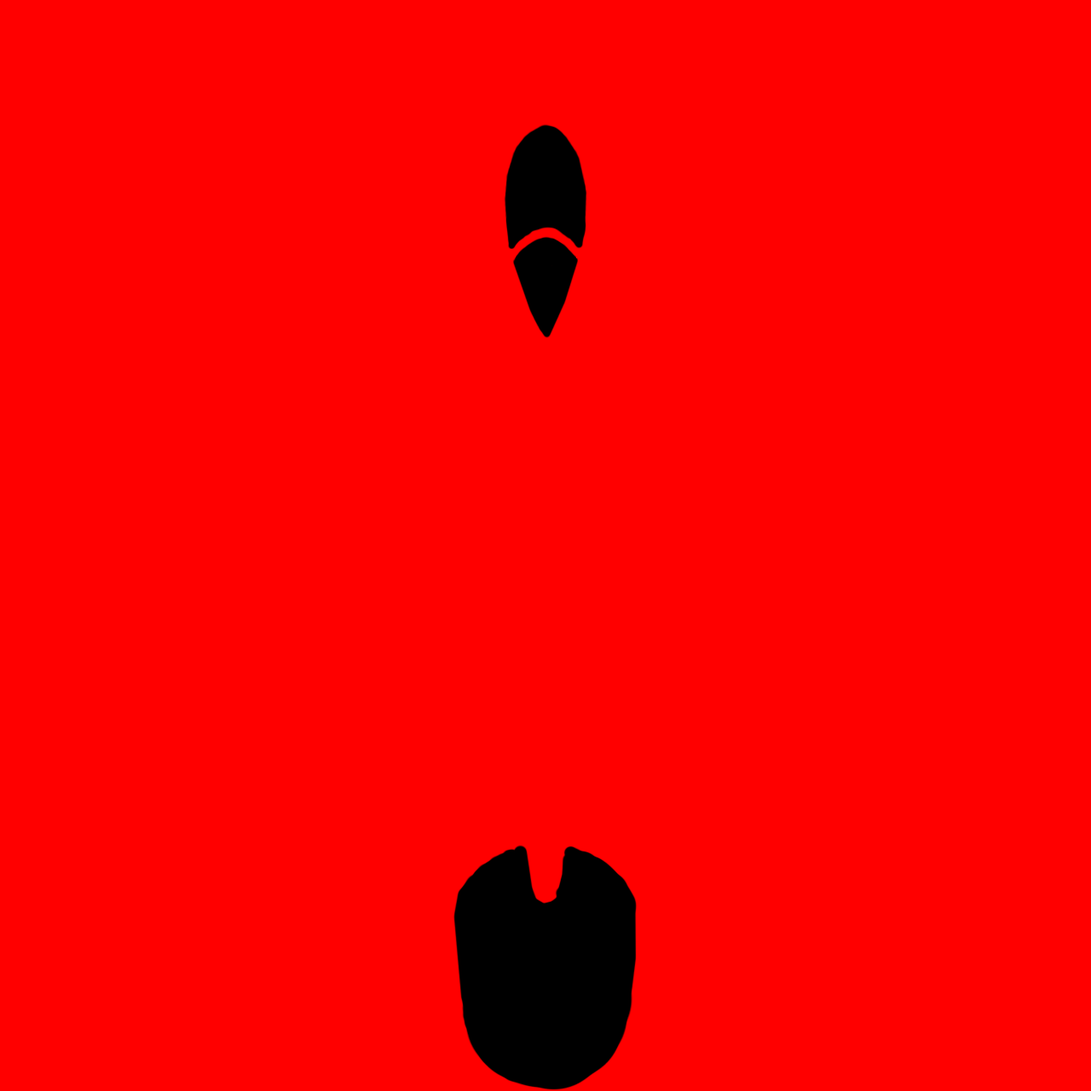
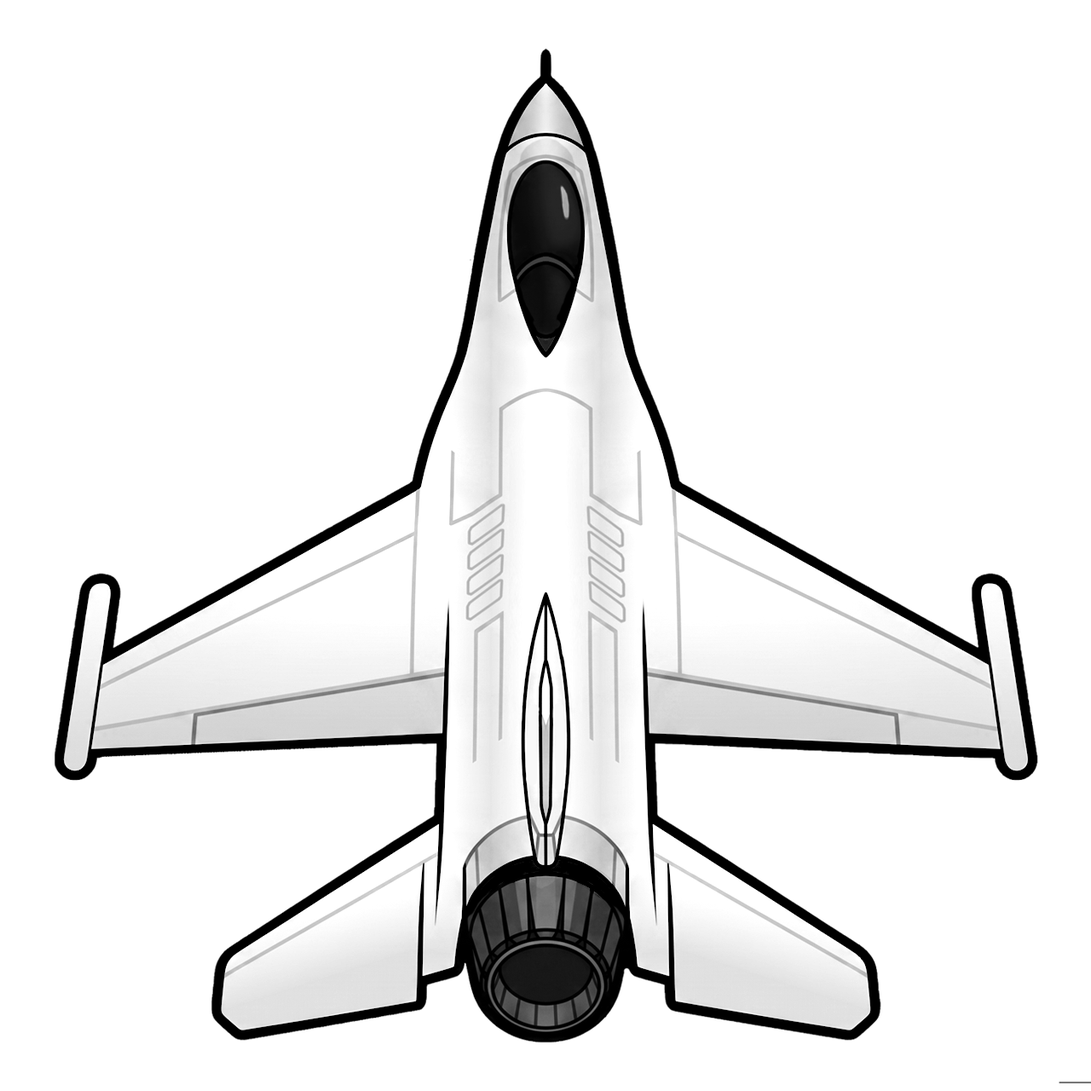
Layered file, before and after one edit (1091 x 1091). Changes by layer:
hid group "Mask" (2 layers) over bbox(0, 0, 1091, 1091)
painted on "Layer 3" over bbox(452, 123, 638, 1091)
removed layer "Layer 5" over bbox(5, 1, 1087, 1091)
added layer "Layer 11" (42%) above "Layer 10" over bbox(507, 161, 585, 356)
added layer "Layer 10" over bbox(54, 48, 1091, 1084)
